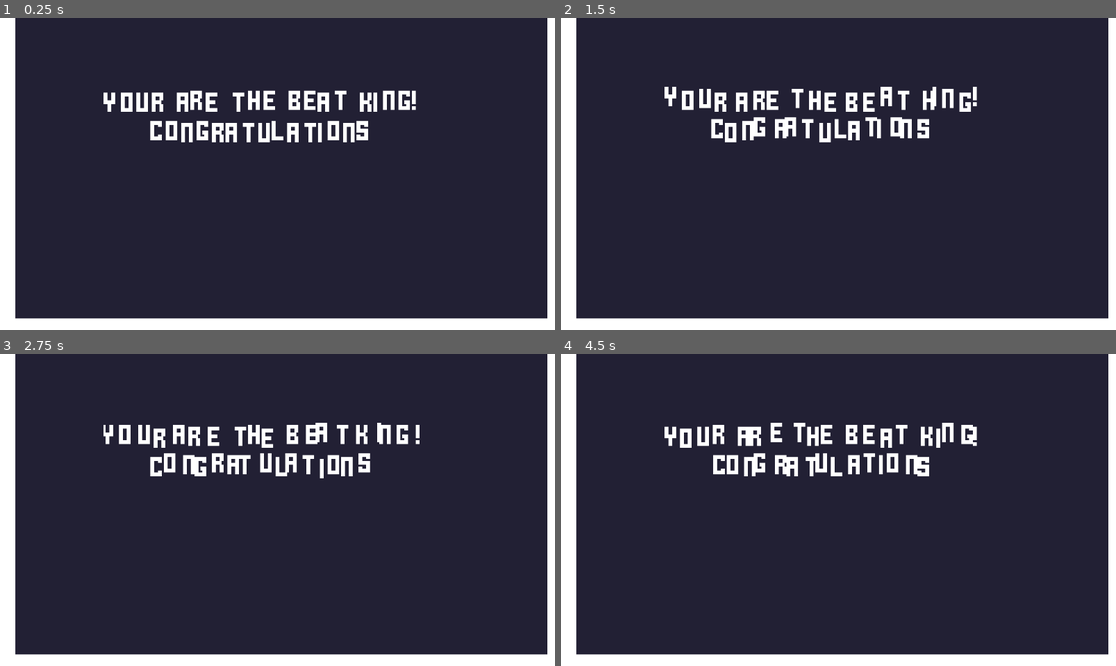
Above: before the commit, frames 1-4 (two rows, left to right).
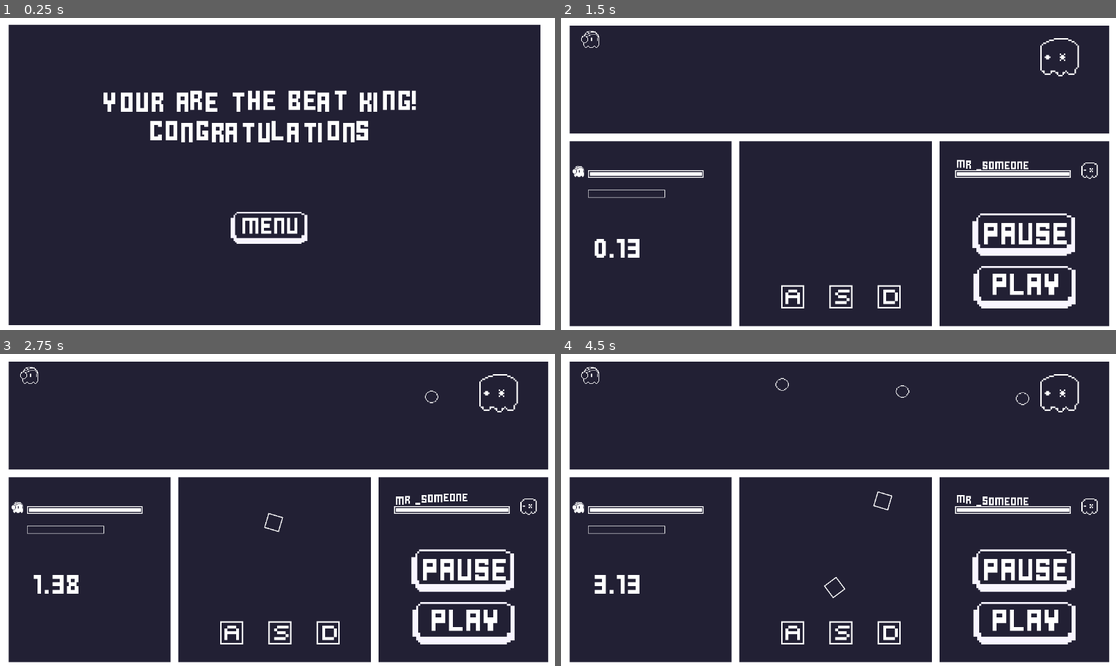
Above: after the commit, the same moments.

Repository: Nicky1699/Beat-jam
Game: Godot game, scene res://Scenes/Levels/bonus_win.tscn
Same seed, same stepped clock (60 frames per second), same inputs: the game is played once before the commit and once after it. This scene is started directly instead of the project's main scene.
Inputs (mouse positions are in pixels of both pictures, inside the frame that each line leads up to):
- Up to frame 1 (0.25 s): no input
- Up to frame 2 (1.5 s): click (832, 239) at 0.52 s; click (955, 127) at 1.27 s
- Up to frame 3 (2.75 s): click (466, 637) at 2.02 s
- Up to frame 4 (4.5 s): click (1027, 637) at 2.77 s; click (1027, 569) at 3.52 s; click (1027, 569) at 4.27 s

The runs differ from the first frame. In frame 1, 7.4% of the frame differs, in the area x 1-99%, y 0-99%; in frame 2, 18%; in frame 3, 18%; in frame 4, 18%.

Commit message:
menu_working

Diff:
--- /dev/null
+++ b/Scenes/Levels/bonus_win.gd
@@ -0,0 +1,5 @@
+extends Node2D
+
+
+func _on_texture_button_pressed() -> void:
+	get_tree().change_scene_to_file("res://Scenes/main/main_page.tscn")
--- a/Scenes/Levels/bonus_win.tscn
+++ b/Scenes/Levels/bonus_win.tscn
@@ -1,8 +1,10 @@
-[gd_scene load_steps=6 format=4 uid="uid://c4ctemtp2b1i5"]
+[gd_scene load_steps=8 format=4 uid="uid://c4ctemtp2b1i5"]
 
+[ext_resource type="Script" uid="uid://bgf285tqka4tp" path="res://Scenes/Levels/bonus_win.gd" id="1_mf7br"]
 [ext_resource type="Texture2D" uid="uid://dnxl3rh4hkoc5" path="res://Assets/tilset/tiles.png" id="1_psjbv"]
 [ext_resource type="FontFile" uid="uid://dalk1d1r8dnpb" path="res://Assets/ui/Stacked pixel.ttf" id="2_0lxwm"]
 [ext_resource type="AudioStream" uid="uid://c8bh7bkfagyt6" path="res://music/Win.mp3" id="3_0lxwm"]
+[ext_resource type="Texture2D" uid="uid://b7e1xr3vi08gh" path="res://Assets/ui/menu.png" id="5_7cacf"]
 
 [sub_resource type="TileSetAtlasSource" id="TileSetAtlasSource_0pyh2"]
 texture = ExtResource("1_psjbv")
@@ -27,8 +29,10 @@
 sources/0 = SubResource("TileSetAtlasSource_0pyh2")
 
 [node name="bonus_win" type="Node2D"]
+script = ExtResource("1_mf7br")
 
 [node name="TileMapLayer" type="TileMapLayer" parent="."]
+position = Vector2(-14, 14)
 tile_map_data = PackedByteArray("AAAAAP7/AAAAAAMAAFAAAP//AAABAAMAAFAAAAAAAAAAAAIAAAAAAAEAAAAAAAMAAAABAP7/AAAAAAIAAFABAP …(59824 unchanged characters)…
 tile_set = SubResource("TileSet_mf7br")
 
@@ -65,3 +69,13 @@
 [node name="AudioStreamPlayer2D" type="AudioStreamPlayer2D" parent="."]
 stream = ExtResource("3_0lxwm")
 autoplay = true
+
+[node name="TextureButton" type="TextureButton" parent="."]
+offset_left = 479.0
+offset_top = 397.0
+offset_right = 534.0
+offset_bottom = 437.0
+scale = Vector2(3, 3)
+texture_normal = ExtResource("5_7cacf")
+
+[connection signal="pressed" from="TextureButton" to="." method="_on_texture_button_pressed"]
Not shown, added: Scenes/Levels/bonus_win.gd.uid
